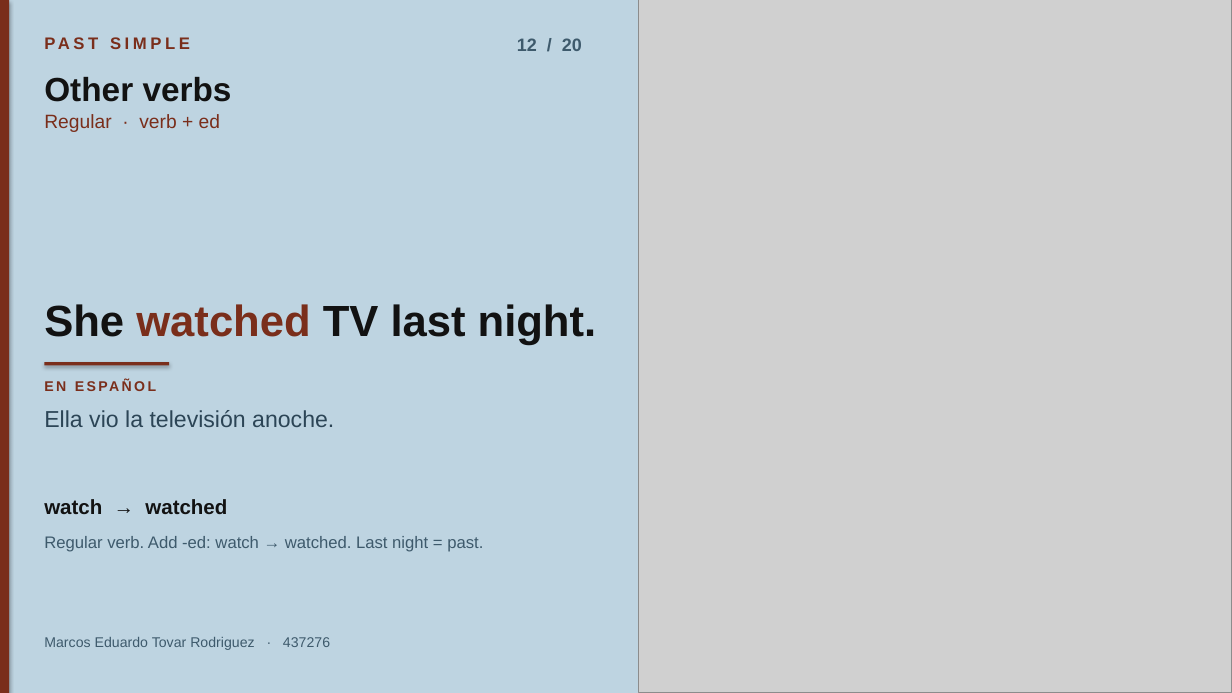
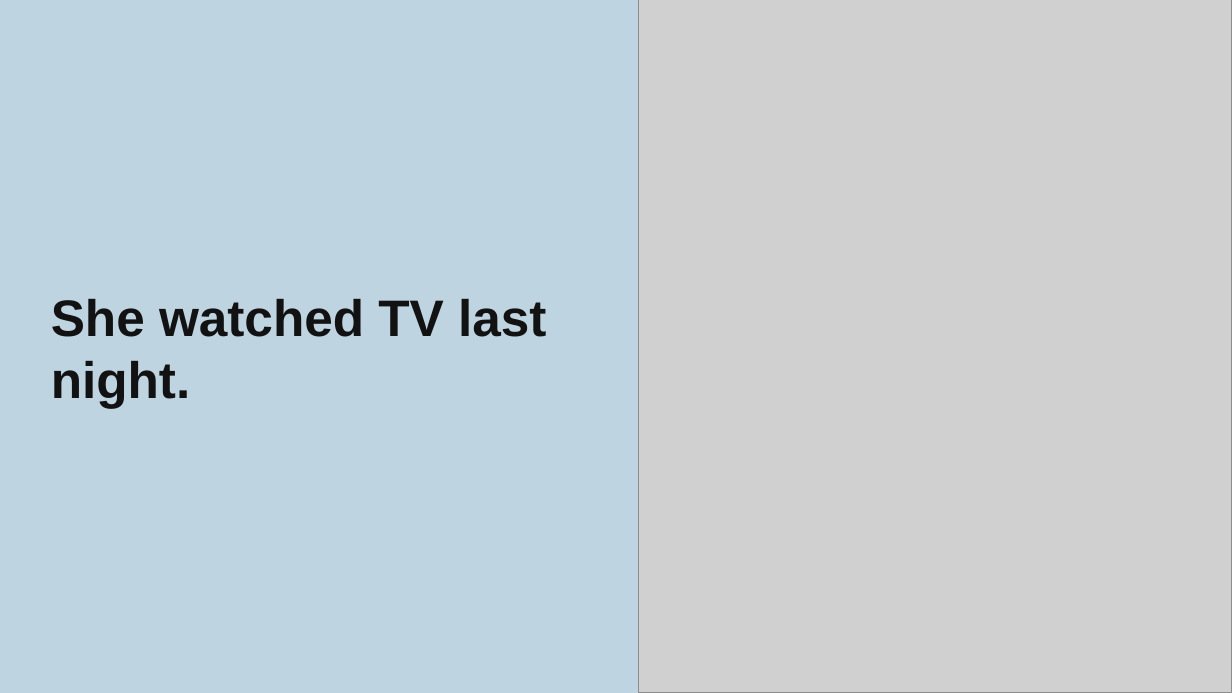
Before and after one commit to etovar-bit/practicaevtetovar, a slide deck: slide 13 of Past_simple_Marcos_Eduardo_Tovar.pptx. Drawn at 1232x693 pixels with LibreOffice and Linux fonts; fonts in the diff are those of the drawing; grey boxes stand for pictures. Boxes give left, top, right and bottom in pixels: in the first picture for what was removed or moved away, otherwise in the second. Text is boxed around its words. In the diff, an @@ line names an element or a change of style, - is before the commit and + after.

```diff
--- a/Past_simple_Marcos_Eduardo_Tovar.pptx
+++ b/Past_simple_Marcos_Eduardo_Tovar.pptx
@@ rectangle removed at box(0, 0, 9, 693) @@
@@ text removed at box(44, 33, 377, 63) @@
-PAST SIMPLE
@@ text removed at box(517, 38, 582, 51) @@
-12 / 20
@@ text removed at box(44, 77, 232, 102) @@
-Other verbs
@@ text removed at box(44, 114, 220, 132) @@
-Regular · verb + ed
@@ text "She watched TV last night.": place and size @@
-text "She watched TV last night." at box(44, 304, 597, 345)
+text "She watched TV last night." at box(51, 299, 546, 409)
@@ text "She watched TV last night." at box(51, 299, 546, 409): size 34 to 40 pt; text colour #7A2E1B to #121212 in "watched"; line spacing 0.98 to 1.02; vertical alignment bottom to middle @@
@@ rectangle removed at box(44, 362, 169, 366) @@
@@ text removed at box(44, 377, 580, 401) @@
-EN ESPAÑOL
@@ text removed at box(44, 410, 334, 427) @@
-Ella vio la televisión anoche.
@@ text removed at box(44, 499, 227, 514) @@
-watch → watched
@@ text removed at box(44, 536, 483, 552) @@
-Regular verb. Add -ed: watch → watched. Last night = past.
@@ text removed at box(44, 637, 330, 650) @@
-Marcos Eduardo Tovar Rodriguez · 437276
```
Also in this commit, not shown: 18 other slides changed, 1 slide added, 1 slide removed.
